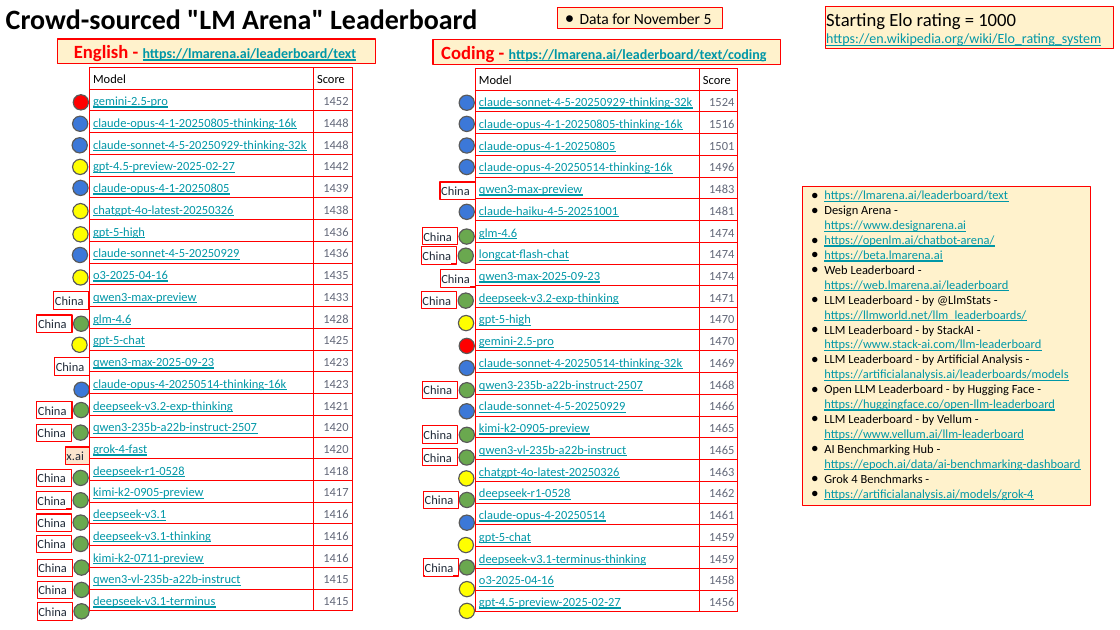
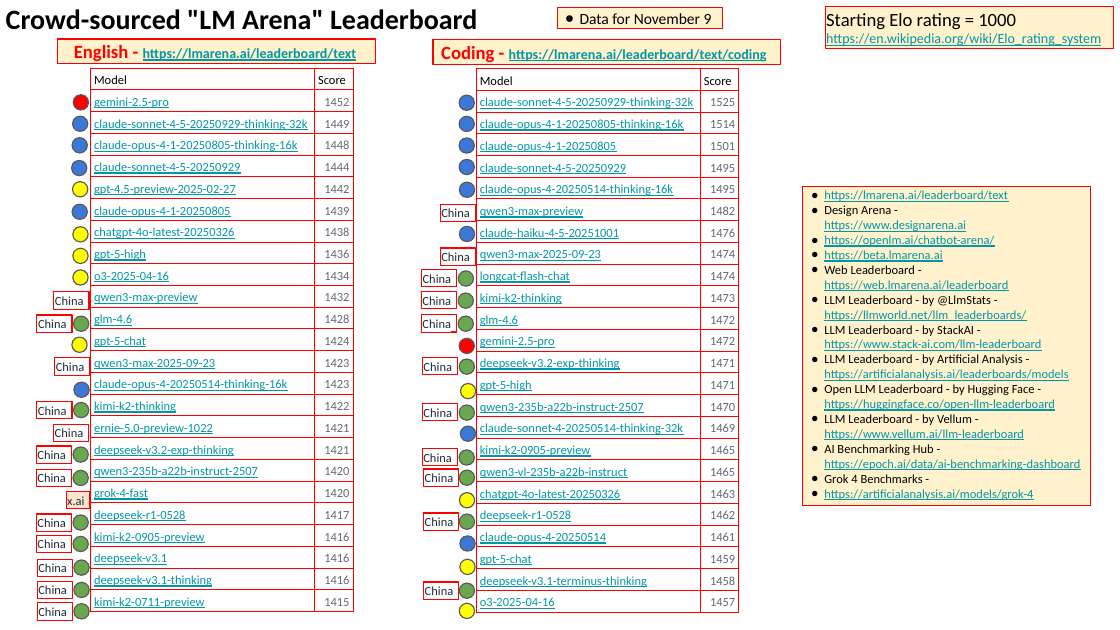
Before and after one commit to lselector/seminar, a slide deck: slide 2 of 2025/2025-11-14-AI-Updates.pptx. Drawn at 1120x630 pixels with LibreOffice and Linux fonts; fonts in the diff are those of the drawing. Boxes give left, top, right and bottom in pixels: in the first picture for what was removed or moved away, otherwise in the second. Text is boxed around its words. In the diff, an @@ line names an element or a change of style, - is before the commit and + after.

Commit message:
update

```diff
--- a/2025/2025-11-14-AI-Updates.pptx
+++ b/2025/2025-11-14-AI-Updates.pptx
@@ text in rectangle at [580, 13, 712, 29]: text changed @@
-● Data for November 5
+● Data for November 9
@@ table at [91, 68, 353, 612] @@
+row 3: claude-sonnet-4-5-20250929-thinking-32k | 1449
-row 5, column 1: claude-sonnet-4-5-20250929-thinking-32k
+row 5, column 1: claude-sonnet-4-5-20250929
-row 5, column 2: 1448
+row 5, column 2: 1444
-row 9: claude-sonnet-4-5-20250929 | 1436
-row 10: o3-2025-04-16 | 1435
-row 11: qwen3-max-preview | 1433
+row 10: o3-2025-04-16 | 1434
+row 11: qwen3-max-preview | 1432
-row 13, column 2: 1425
+row 13, column 2: 1424
+row 16: kimi-k2-thinking | 1422
+row 17: ernie-5.0-preview-1022 | 1421
-row 21, column 2: 1418
+row 21, column 2: 1417
-row 22, column 2: 1417
+row 22, column 2: 1416
-row 23: kimi-k2-0711-preview | 1416
-row 24: qwen3-vl-235b-a22b-instruct | 1415
-row 25: deepseek-v3.1-terminus | 1415
+row 25: kimi-k2-0711-preview | 1415
@@ table at [476, 68, 738, 613] @@
-row 2, column 2: 1524
+row 2, column 2: 1525
-row 3, column 2: 1516
+row 3, column 2: 1514
-row 5: claude-opus-4-20250514-thinking-16k | 1496
-row 6: qwen3-max-preview | 1483
-row 7: claude-haiku-4-5-20251001 | 1481
-row 8: glm-4.6 | 1474
+row 5: claude-sonnet-4-5-20250929 | 1495
+row 6: claude-opus-4-20250514-thinking-16k | 1495
+row 7: qwen3-max-preview | 1482
+row 8: claude-haiku-4-5-20251001 | 1476
+row 9: qwen3-max-2025-09-23 | 1474
-row 10: qwen3-max-2025-09-23 | 1474
+row 11: kimi-k2-thinking | 1473
+row 12: glm-4.6 | 1472
+row 13: gemini-2.5-pro | 1472
-row 15, column 2: 1470
+row 15, column 2: 1471
-row 16, column 1: gemini-2.5-pro
+row 16, column 1: qwen3-235b-a22b-instruct-2507
-row 15: qwen3-235b-a22b-instruct-2507 | 1468
-row 16: claude-sonnet-4-5-20250929 | 1466
-row 23: deepseek-v3.1-terminus-thinking | 1459
-row 24: o3-2025-04-16 | 1458
-row 25: gpt-4.5-preview-2025-02-27 | 1456
+row 24: deepseek-v3.1-terminus-thinking | 1458
+row 25: o3-2025-04-16 | 1457
@@ 3 ellipses: place and size @@
-3 ellipses at [73, 180, 475, 442]
+3 ellipses at [72, 160, 475, 421]
@@ ellipse at [459, 226, 475, 242]: fill #6AA84F to #3C78D8 @@
@@ ellipse: place and size @@
-ellipse at [73, 204, 88, 220]
+ellipse at [73, 249, 88, 264]
@@ rectangle "China": place and size @@
-rectangle "China" at [421, 246, 457, 263]
+rectangle "China" at [440, 248, 476, 264]
@@ rectangle "China": place and size @@
-rectangle "China" at [440, 270, 476, 287]
+rectangle "China" at [421, 270, 457, 287]
@@ 5 ellipses, 2 rectangles: place and size @@
-5 ellipses, 2 rectangles at [73, 181, 476, 576]
+5 ellipses, 2 rectangles at [73, 205, 476, 599]
@@ rectangle "China": place and size @@
-rectangle "China" at [422, 227, 458, 244]
+rectangle "China" at [421, 315, 457, 332]
@@ 2 ellipses, 1 rectangle: place and size @@
-2 ellipses, 1 rectangle at [36, 248, 475, 508]
+2 ellipses, 1 rectangle at [36, 204, 474, 463]
@@ ellipse at [458, 316, 474, 332]: fill #3C78D8 to #6AA84F @@
@@ 2 rectangles, 1 ellipse: place and size @@
-2 rectangles, 1 ellipse at [422, 381, 475, 442]
+2 rectangles, 1 ellipse at [422, 357, 475, 420]
@@ ellipse: place and size @@
-ellipse at [458, 316, 474, 332]
+ellipse at [460, 383, 476, 399]
@@ rectangle "China": place and size @@
-rectangle "China" at [36, 424, 71, 441]
+rectangle "China" at [54, 424, 88, 441]
@@ rectangle added at [423, 469, 458, 486], outline #FF0000 0.75 pt, 8 pt, text #1F2937 @@
+China
@@ ellipse: place and size @@
-ellipse at [73, 493, 88, 508]
+ellipse at [459, 470, 475, 486]
@@ rectangle "x.ai": place and size @@
-rectangle "x.ai" at [65, 447, 88, 464]
+rectangle "x.ai" at [66, 492, 90, 508]
@@ 4 ellipses, 1 rectangle: place and size @@
-4 ellipses, 1 rectangle at [73, 159, 475, 553]
+4 ellipses, 1 rectangle at [73, 181, 476, 575]
@@ ellipse removed at [459, 581, 475, 597] @@
```
Also in this commit, not shown: 3 other slides changed.
